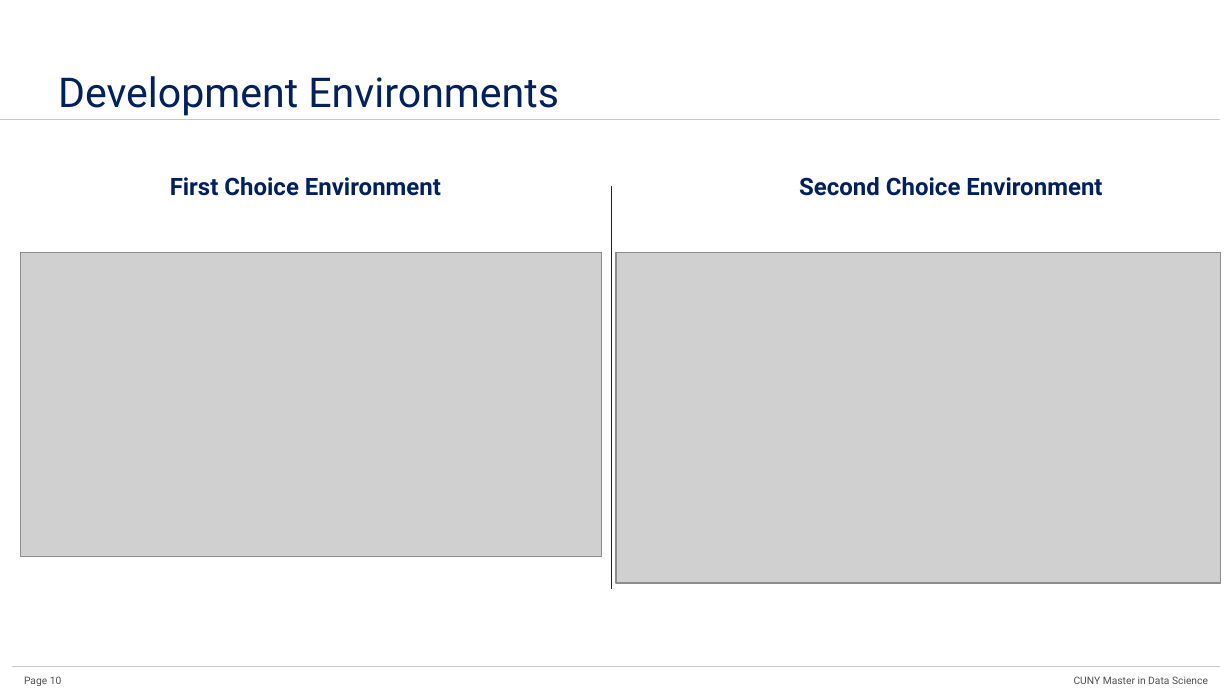
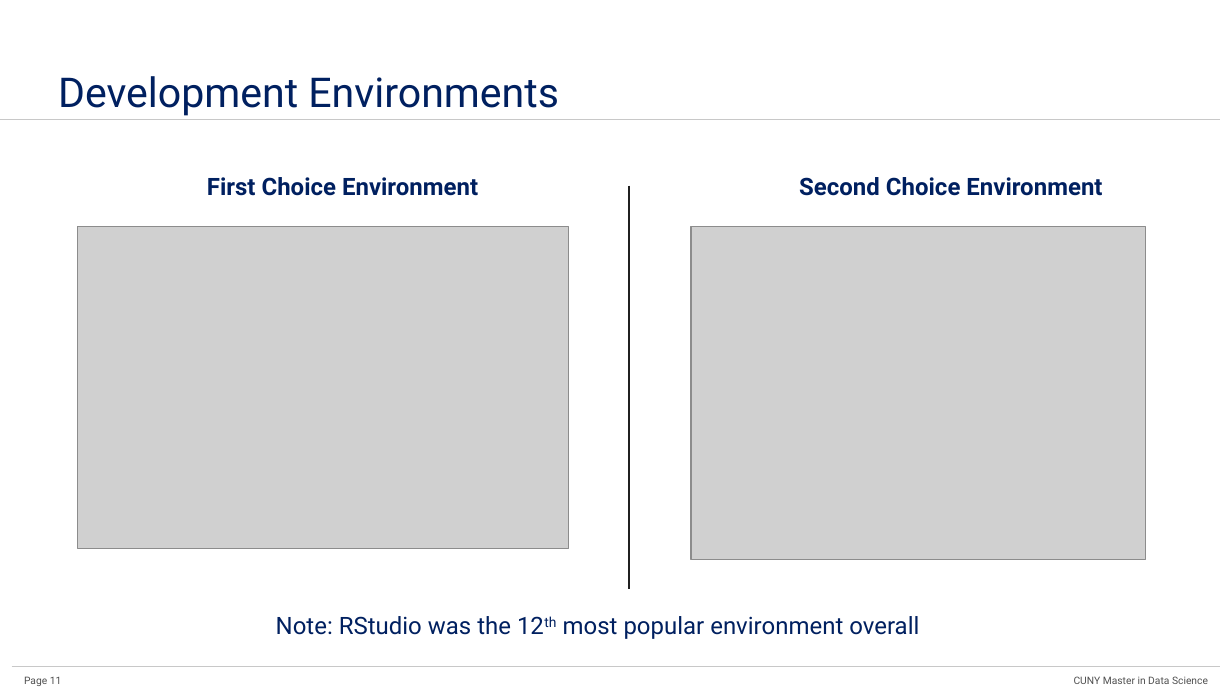
Before and after one commit to hillt5/Project-3-DATA-607, a slide deck: slide 11 of 04Presentation/Data607_Project3_Data_Science_Skills.pptx (slide 10 before the commit). Drawn at 1232x693 pixels with LibreOffice and Linux fonts; fonts in the diff are those of the drawing; grey boxes stand for pictures. Boxes give left, top, right and bottom in pixels: in the first picture for what was removed or moved away, otherwise in the second. Text is boxed around its words. In the diff, an @@ line names an element or a change of style, - is before the commit and + after.

Commit message:
changed dev environ slide
replaced the charts to make it more readable

```diff
--- a/04Presentation/Data607_Project3_Data_Science_Skills.pptx
+++ b/04Presentation/Data607_Project3_Data_Science_Skills.pptx
@@ text "First Choice Environment": place and size @@
-text "First Choice Environment" at (170,177,441,196)
+text "First Choice Environment" at (207,177,478,196)
@@ line moved from (612, 186) - (612, 589) to (628, 186) - (628, 589) @@
@@ picture: place and size @@
-picture at (21,253,601,557)
+picture at (78,227,569,548)
@@ picture: place and size @@
-picture at (616,253,1221,584)
+picture at (691,227,1146,559)
@@ text added at (276,616,919,639), 14 pt, text #002060 @@
+Note: RStudio was the 12th most popular environment overall
@@ page number at (24,676,62,686): text changed @@
-Page 10
+Page 11
```
Also in this commit, not shown: 1 other slide changed, 4 slides added, 3 slides removed.
